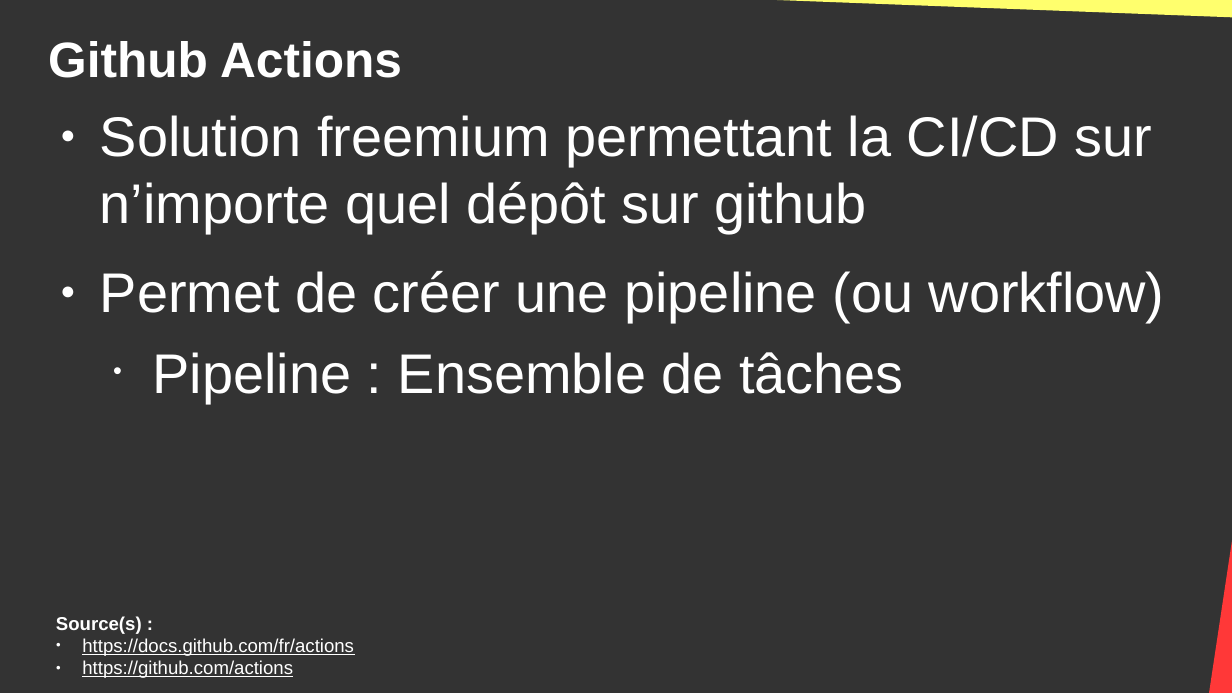
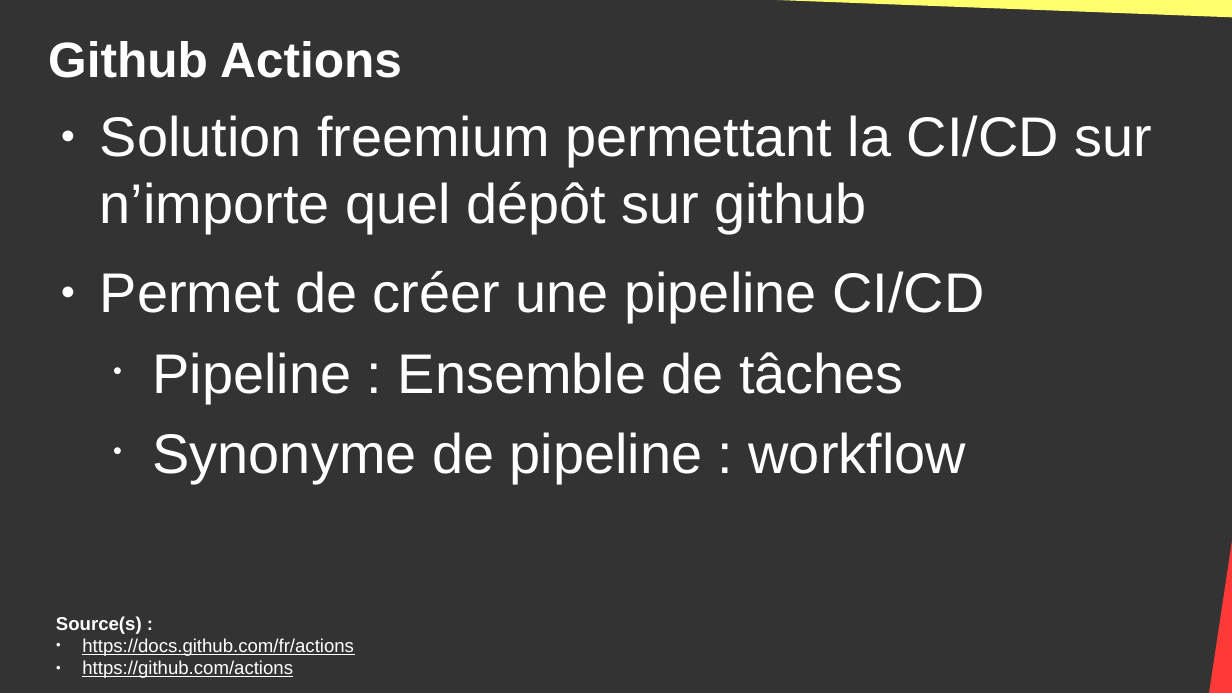
Before and after one commit to DanYellow/cours, a slide deck: slide 31 of developpement-web-et-dispositif-interactif-s6/travaux-pratiques/numero-4/presentation.odp. Drawn at 1232x693 pixels with LibreOffice and Linux fonts; fonts in the diff are those of the drawing. Boxes give left, top, right and bottom in pixels: in the first picture for what was removed or moved away, otherwise in the second. Text is boxed around its words. In the diff, an @@ line names an element or a change of style, - is before the commit and + after.

```diff
--- a/developpement-web-et-dispositif-interactif-s6/travaux-pratiques/numero-4/presentation.odp
+++ b/developpement-web-et-dispositif-interactif-s6/travaux-pratiques/numero-4/presentation.odp
@@ text at bbox=[100, 271, 984, 322]: text changed @@
-● Permet de créer une pipeline (ou workflow)
+● Permet de créer une pipeline CI/CD
@@ text at bbox=[153, 432, 966, 483]: paragraph added @@
+  • Synonyme de pipeline : workflow
```
Also in this commit, not shown: 4 other slides changed, 5 slides added.
